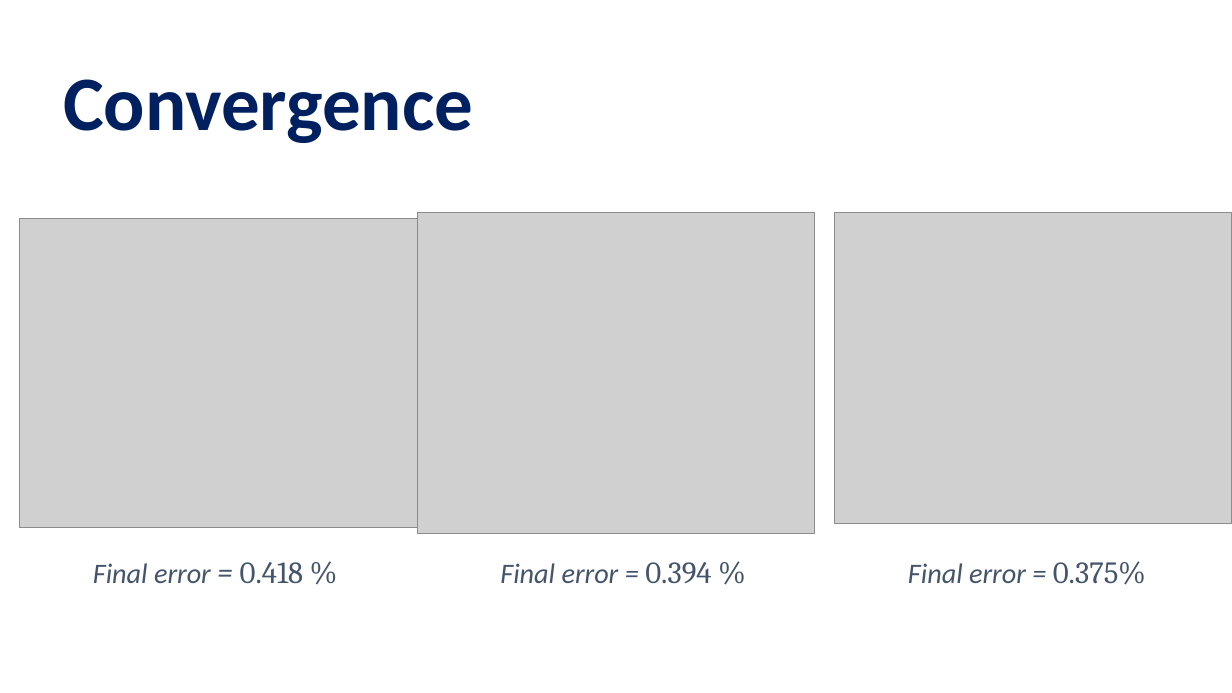
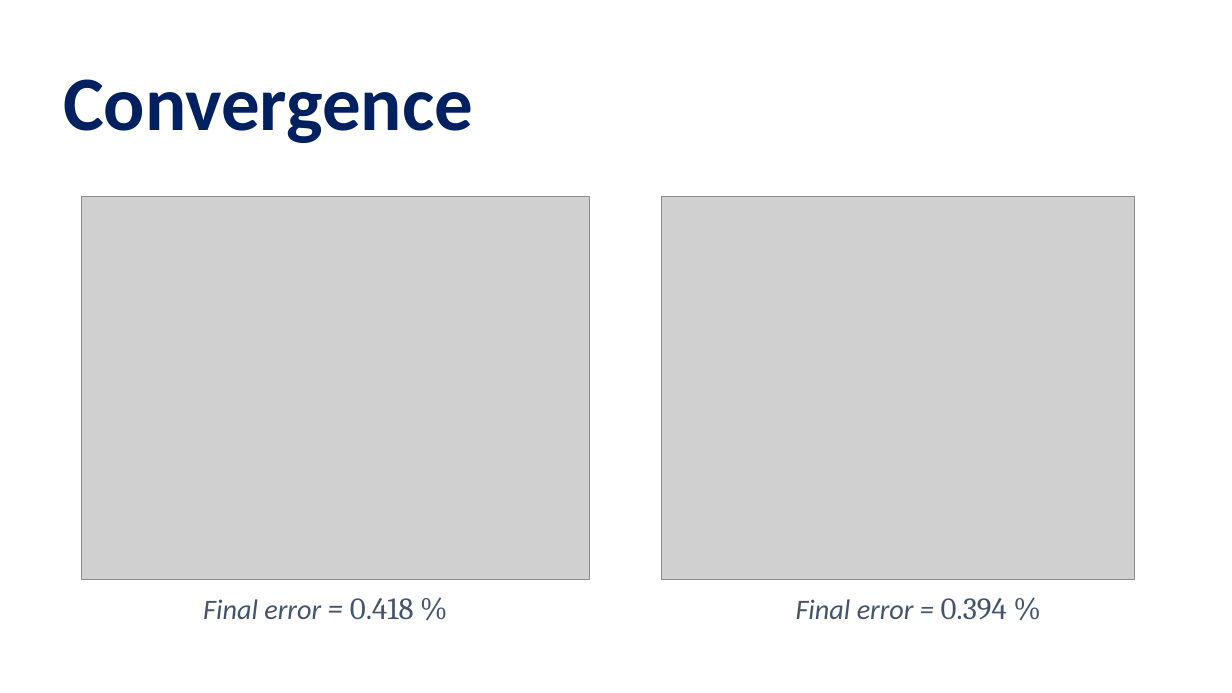
Before and after one commit to pettepiero/Ising-image-denoising, a slide deck: slide 16 of pml.pptm. Drawn at 1232x693 pixels with LibreOffice and Linux fonts; fonts in the diff are those of the drawing; grey boxes stand for pictures. Boxes give left, top, right and bottom in pixels: in the first picture for what was removed or moved away, otherwise in the second. Text is boxed around its words. In the diff, an @@ line names an element or a change of style, - is before the commit and + after.

```diff
--- a/pml.pptm
+++ b/pml.pptm
@@ picture: place and size @@
-picture at (19, 218, 430, 528)
+picture at (81, 196, 590, 579)
@@ picture: place and size @@
-picture at (418, 213, 814, 533)
+picture at (662, 197, 1136, 580)
@@ picture removed at (835, 213, 1232, 524) @@
@@ text removed at (908, 561, 1146, 585) @@
-Final error = 0.375%
@@ text "Final error = 0.418 %": place and size @@
-text "Final error = 0.418 %" at (93, 562, 303, 583)
+text "Final error = 0.418 %" at (203, 598, 413, 619)
@@ text "Final error = 0.394 %": place and size @@
-text "Final error = 0.394 %" at (500, 562, 711, 583)
+text "Final error = 0.394 %" at (796, 598, 1007, 619)
```
Also in this commit, not shown: 2 other slides changed, 1 slide added.
